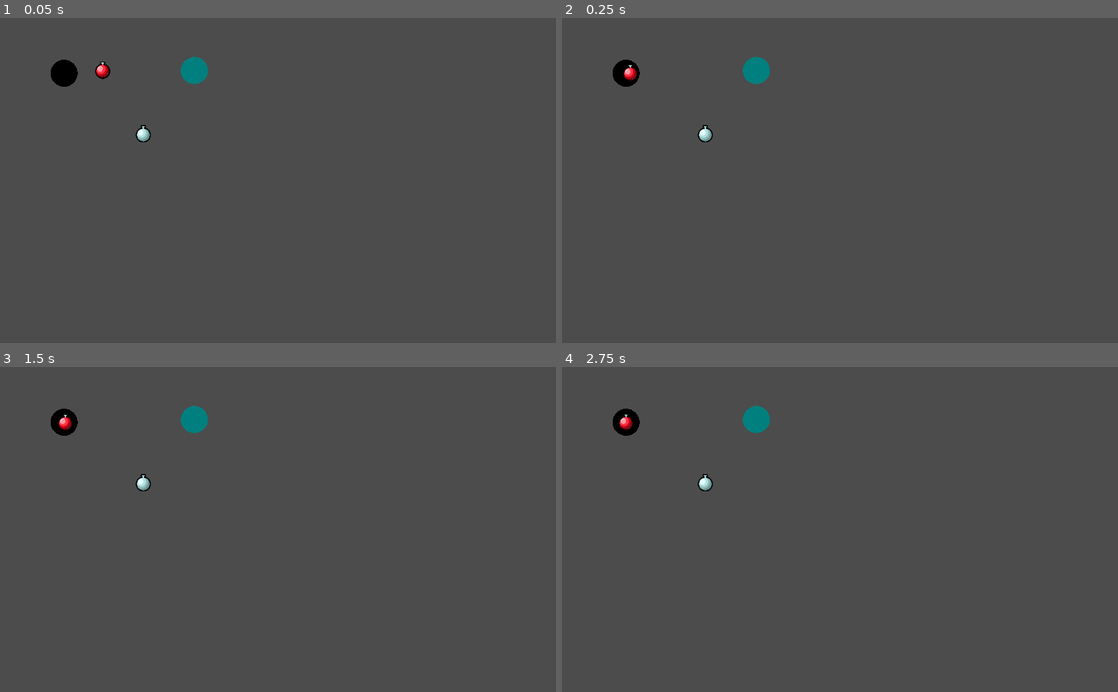
Above: before the commit, frames 1-4 (two rows, left to right).
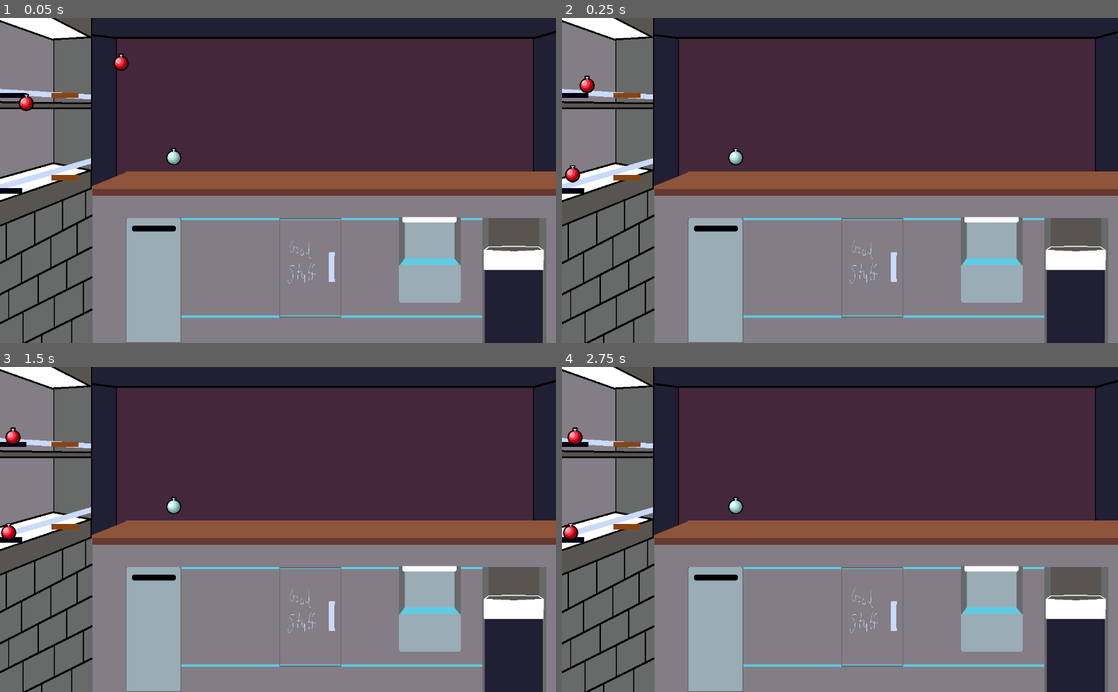
Above: after the commit, the same moments.

Repository: MoonTrain/Chill2022
Game: Godot game, scene res://Node.tscn
Two runs of this game, one before a commit and one after it. Both use one fixed random seed, a clock stepped at 60 frames per second and the inputs below. The project has no main scene, so this scene is started directly.
Inputs (mouse positions are in pixels of both pictures, inside the frame that each line leads up to):
- Up to frame 1 (0.05 s): no input
- Up to frame 2 (0.25 s): no input
- Up to frame 3 (1.5 s): drag from (66, 422) to (333, 458) at 0.52 s; drag from (166, 545) to (83, 425) at 1.27 s
- Up to frame 4 (2.75 s): tap Enter at 2 s; move the mouse to (895, 458) at 2.02 s; hold Right (move_right) from 2.03 s (still down); click (895, 458) at 2.1 s

The runs differ from the first frame. In frame 1, 98% of the frame differs, in the area x 0-100%, y 0-100%; in frame 2, 97%; in frame 3, 97%; in frame 4, 97%.

Commit message:
Framework should be working now

Diff:
--- /dev/null
+++ b/Alchebar/BarScene.gd
@@ -0,0 +1,61 @@
+extends Node
+
+
+# Declare member variables here. Examples:
+# var a = 2
+# var b = "text"
+var potList = []
+var money = 0
+var curMix = [0, 0, 0, 0, 0, 0, 0, 0, 0, 0]
+var request = [0, 0, 0, 0, 0, 0, 0, 0, 0, 0]
+# Called when the node enters the scene tree for the first time.
+func _ready():
+	potList = get_tree().get_nodes_in_group("potList")
+	for child in potList:
+		var attrib = [0, 0, 0, 0, 0, 0, 0, 0, 0, 0]
+		var flav1 = int(rand_range(0, 9))
+		var flav2 = int(rand_range(0, 9))
+		var flav3 = int(rand_range(0, 9))
+		var flav4 = int(rand_range(0, 9))
+		attrib[flav1]+=1
+		attrib[flav2]+=1
+		attrib[flav3]+=1
+		attrib[flav4]+=1
+
+		child.init(attrib, "RED")
+
+func makeRequest():
+	request = [0, 0, 0, 0, 0, 0, 0, 0, 0, 0]
+	for i in range(0, 4):
+		request[int(rand_range(0, 9))]+=1
+
+func submitMix():
+	var income = 0
+	for i in range(0, 9):
+		income+=request[i]*curMix[i]
+	money+=income
+	print("Earned ", str(income))
+
+
+func _on_RedPot_addDrink():
+	print("Adding Mix")
+	var toAdd = $RedPot.getProperties()
+	var pos = 0
+	for i in toAdd:
+		curMix[pos]+=i
+		pos+=1
+
+func _on_RedPot2_addDrink():
+	print("Adding Mix")
+	var toAdd = $RedPot2.getProperties()
+	var pos = 0
+	for i in toAdd:
+		curMix[pos]+=i
+		pos+=1
+
+
+func _on_DropDrink_serveDrink():
+	submitMix()
+	makeRequest()
+	for i in request:
+		print(i)
--- a/Alchebar/DropDrink.gd
+++ b/Alchebar/DropDrink.gd
@@ -3,7 +3,7 @@
 var halfTex = preload("res://art/Half-Orange.png")
 var emptyTex = preload("res://art/Empty.png")
 var curVar = 0
-
+signal serveDrink
 
 onready var bottleSprite = get_node("Bottle")
 
@@ -22,3 +22,9 @@
 		bottleSprite.set_texture(halfTex)
 	elif(curVar==2):
 		bottleSprite.set_texture(fullTex)
+
+
+
+func _on_Area2D_input_event(viewport, event, shape_idx):
+	if(Input.is_action_just_pressed("click")):
+		emit_signal("serveDrink")
--- a/Alchebar/DropDrink.tscn
+++ b/Alchebar/DropDrink.tscn
@@ -1,10 +1,28 @@
-[gd_scene load_steps=3 format=2]
+[gd_scene load_steps=4 format=2]
 
 [ext_resource path="res://DropDrink.gd" type="Script" id=1]
 [ext_resource path="res://art/Empty.png" type="Texture" id=3]
+
+[sub_resource type="CircleShape2D" id=1]
+radius = 18.0
 
 [node name="DropDrink" type="Position2D" groups=["DrinkZone"]]
 script = ExtResource( 1 )
 
 [node name="Bottle" type="Sprite" parent="."]
 texture = ExtResource( 3 )
+__meta__ = {
+"_edit_group_": true
+}
+
+[node name="Area2D" type="Area2D" parent="."]
+position = Vector2( 13, 5 )
+__meta__ = {
+"_edit_group_": true
+}
+
+[node name="CollisionShape2D" type="CollisionShape2D" parent="Area2D"]
+position = Vector2( -13, -5 )
+shape = SubResource( 1 )
+
+[connection signal="input_event" from="Area2D" to="." method="_on_Area2D_input_event"]
--- a/Alchebar/DropZone.gd
+++ b/Alchebar/DropZone.gd
@@ -1,12 +1,21 @@
 extends Position2D
 
+var occupied = false
+
 func _draw():
-	draw_circle(Vector2.ZERO, 25, Color.teal)
+	var rect = Rect2(-25, 10, 50, 10)
+	draw_rect(rect, Color.saddlebrown)
+	#draw_circle(Vector2.ZERO, 25, Color.teal)
 
 func select():
-	for child in get_tree().get_nodes_in_group("zone"):
-		child.deselect()
-	modulate = Color.darkred
+	#for child in get_tree().get_nodes_in_group("zone"):
+	#	child.deselect()
+	modulate = Color.blue
+	occupied = true
 
 func deselect():
-	modulate = Color.white
+	modulate = Color.saddlebrown
+	occupied = false
+
+func isOccupied():
+	return occupied
--- a/Alchebar/Main.tscn
+++ b/Alchebar/Main.tscn
@@ -34,8 +34,8 @@
 curve = SubResource( 1 )
 
 [node name="MobSpawnLocation" type="PathFollow2D" parent="MobPath"]
-position = Vector2( 93, -11 )
-rotation = 1.61581
+position = Vector2( 368, 318 )
+rotation = -3.08631
 
 [node name="HUD" parent="." instance=ExtResource( 4 )]
 
--- a/Alchebar/Node.tscn
+++ b/Alchebar/Node.tscn
@@ -1,19 +1,51 @@
-[gd_scene load_steps=4 format=2]
+[gd_scene load_steps=6 format=2]
 
 [ext_resource path="res://DropZone.tscn" type="PackedScene" id=1]
 [ext_resource path="res://RedPot.tscn" type="PackedScene" id=2]
 [ext_resource path="res://DropDrink.tscn" type="PackedScene" id=3]
+[ext_resource path="res://BarScene.gd" type="Script" id=4]
+[ext_resource path="res://art/Alchemy_Bar1.png" type="Texture" id=5]
 
-[node name="Node" type="Node"]
+[node name="BarScene" type="Node"]
+script = ExtResource( 4 )
+
+[node name="DropZone3" parent="." instance=ExtResource( 1 )]
+position = Vector2( 16, 304 )
 
 [node name="DropZone" parent="." instance=ExtResource( 1 )]
-position = Vector2( 118, 102 )
+position = Vector2( 24, 128 )
 
 [node name="DropZone2" parent="." instance=ExtResource( 1 )]
-position = Vector2( 358, 97 )
+position = Vector2( 120, 128 )
 
 [node name="DropDrink" parent="." instance=ExtResource( 3 )]
-position = Vector2( 264, 214 )
+position = Vector2( 320, 256 )
+
+[node name="DropZone4" parent="." instance=ExtResource( 1 )]
+position = Vector2( 120, 280 )
 
 [node name="RedPot" parent="." instance=ExtResource( 2 )]
-position = Vector2( 241, 92 )
+position = Vector2( 72, 48 )
+
+[node name="RedPot2" parent="." instance=ExtResource( 2 )]
+position = Vector2( 368, 48 )
+
+[node name="ParallaxBackground" type="ParallaxBackground" parent="."]
+
+[node name="ParallaxLayer" type="ParallaxLayer" parent="ParallaxBackground"]
+__meta__ = {
+"_edit_group_": true,
+"_edit_lock_": true
+}
+
+[node name="Sprite" type="Sprite" parent="ParallaxBackground/ParallaxLayer"]
+position = Vector2( 512, 300 )
+scale = Vector2( 0.533333, 0.833333 )
+texture = ExtResource( 5 )
+__meta__ = {
+"_edit_lock_": true
+}
+
+[connection signal="serveDrink" from="DropDrink" to="." method="_on_DropDrink_serveDrink"]
+[connection signal="addDrink" from="RedPot" to="." method="_on_RedPot_addDrink"]
+[connection signal="addDrink" from="RedPot2" to="." method="_on_RedPot2_addDrink"]
--- a/Alchebar/RedPot.gd
+++ b/Alchebar/RedPot.gd
@@ -1,14 +1,38 @@
 extends Node2D
+
+signal addDrink
 
 var selected = false
 var rest_point
 var rest_nodes = []
+var glassNode = []
+var fullTex = preload("res://art/Full-Red.png")
+var halfTex = preload("res://art/Half-Red.png")
+var emptyTex = preload("res://art/Empty.png")
+var curVar = 0
+var curNode
+var properties = []
+var color
+
+onready var bottleSprite = get_node("Full-Red")
 
 func _ready():
 	rest_nodes = get_tree().get_nodes_in_group("zone")
-	rest_nodes.append_array(get_tree().get_nodes_in_group("DrinkZone"))
-	rest_point = rest_nodes[0].global_position
-	rest_nodes[0].select()
+	#rest_nodes.append_array(get_tree().get_nodes_in_group("DrinkZone"))
+	var i = 0
+	while(rest_nodes[i].isOccupied()):
+		i+=1
+	rest_point = rest_nodes[i].global_position
+	rest_nodes[i].select()
+	curNode = i
+	glassNode = get_tree().get_nodes_in_group("DrinkZone")
+
+func init(var p, var c):
+	properties = p
+	color = c
+
+func loadTextures():
+	pass
 
 func _on_Area2D_input_event(viewport, event, shape_idx):
 	if(Input.is_action_just_pressed("click")):
@@ -26,10 +50,32 @@
 	if event is InputEventMouseButton:
 		if event.button_index == BUTTON_LEFT and not event.pressed:
 			selected = false
-			var shortest_dist = 25
+			var shortest_dist = 35
+			var tmp = 0;
 			for child in rest_nodes:
 				var distance = global_position.distance_to(child.global_position)
 				if distance < shortest_dist:
+					rest_nodes[curNode].deselect()
 					child.select()
 					rest_point = child.global_position
 					shortest_dist = distance
+					curNode = tmp
+					tmp+=1
+			for child in glassNode:
+				var distance = global_position.distance_to(child.global_position)
+				if distance < shortest_dist:
+					child.select()
+					curVar+=1
+					switchTexture()
+					emit_signal("addDrink")
+
+func getProperties():
+	return properties
+
+func switchTexture():
+	if(curVar==0):
+		bottleSprite.set_texture(fullTex)
+	elif(curVar==1):
+		bottleSprite.set_texture(halfTex)
+	elif(curVar==2):
+		bottleSprite.set_texture(emptyTex)
--- a/Alchebar/RedPot.tscn
+++ b/Alchebar/RedPot.tscn
@@ -6,7 +6,7 @@
 [sub_resource type="CircleShape2D" id=1]
 radius = 17.0
 
-[node name="RedPot" type="Node2D"]
+[node name="RedPot" type="Node2D" groups=["potList"]]
 script = ExtResource( 2 )
 __meta__ = {
 "_edit_group_": true
Not shown: 1 places in Alchebar/Main.tscn that only renumber resources
Not shown, added: Alchebar/art/Alchemy_Bar1.png.import
